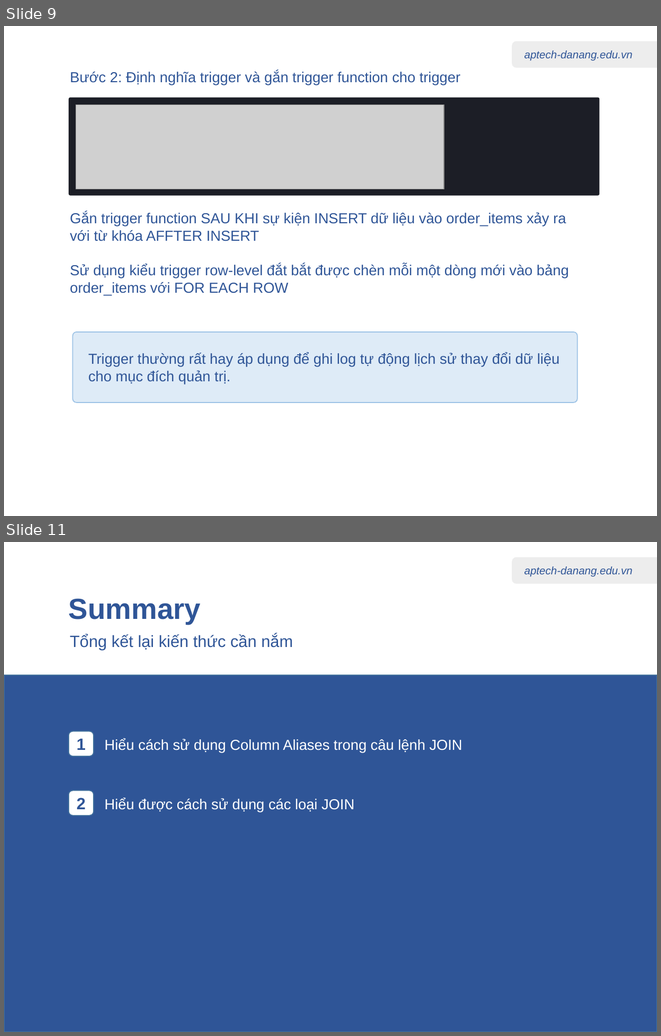
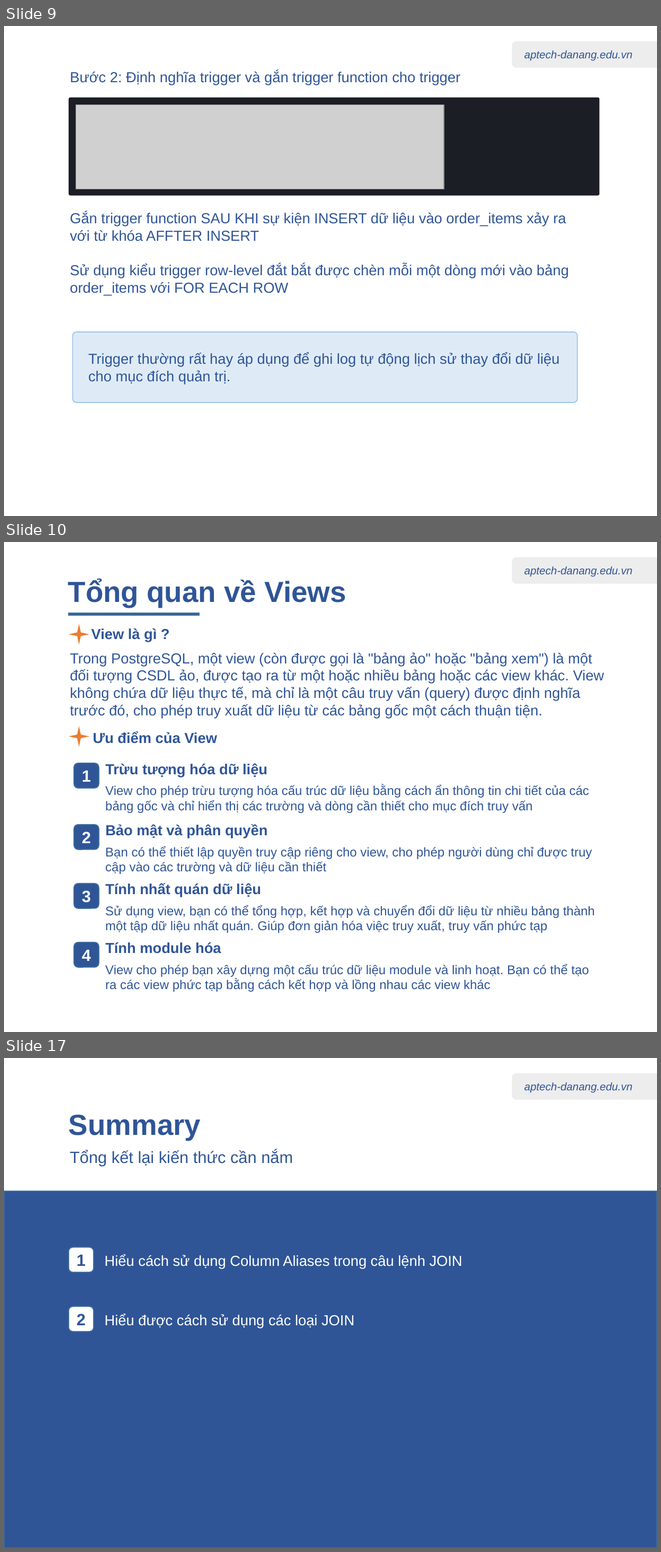
Before and after one commit to nhannn87dn/Learn-PostgreSQL, a slide deck: 01.Lessions/09-Stored-procedures-Triggers-Views/09-Stored-procedures-Triggers-Views.pptx. Shown one above the other, each under a label of ours: slides 9 and 11 before the commit, slides 9, 10 and 17 after it; the slides between them are not shown. The pictures are 661x1036 and 661x1552 pixels, drawn with LibreOffice and Linux fonts; fonts in the diff are those of the drawing; grey boxes stand for pictures. Boxes give left, top, right and bottom in pixels: in the first picture for what was removed or moved away, otherwise in the second. Text is boxed around its words. In the diff, an @@ line names an element or a change of style, - is before the commit and + after.

```diff
--- a/01.Lessions/09-Stored-procedures-Triggers-Views/09-Stored-procedures-Triggers-Views.pptx
+++ b/01.Lessions/09-Stored-procedures-Triggers-Views/09-Stored-procedures-Triggers-Views.pptx
@@ slide 10 added at box(4, 542, 657, 1032), background #FFFFFF; not listed: 2 template elements that a slide beside it also shows @@
@@ text added at box(68, 579, 346, 607), 32 pt, text #2F5597, bold @@
+Tổng quan về Views
@@ rectangle added at box(69, 613, 199, 615), fill #316192, outline #43739E 1 pt @@
@@ star added at box(69, 624, 89, 644), fill #ED7D31 @@
@@ text added at box(91, 628, 157, 642), 16 pt, text #2F5597, bold @@
+View là gì ?
@@ text added at box(70, 652, 604, 718), 16 pt, text #2F5597 @@
+Trong PostgreSQL, một view (còn được gọi là "bảng ảo" hoặc "bảng xem") là một đối tượng CSDL ảo, được tạo ra từ một hoặc nhiều bảng hoặc các view khác. View không chứa dữ liệu thực tế, mà chỉ là một câu truy vấn (query) được định nghĩa trước đó, cho phép truy xuất dữ liệu từ các bảng gốc một cách thuận tiện.
@@ star added at box(69, 726, 89, 747), fill #ED7D31 @@
@@ text added at box(93, 732, 217, 743), 16 pt, text #2F5597, bold @@
+Ưu điểm của View
@@ rounded rectangle added at box(74, 762, 99, 787), fill #2F5597, outline #43739E 1 pt, 18 pt, text #FFFFFF, bold @@
+1
@@ text added at box(105, 763, 267, 777), 16 pt, text #2F5597, bold @@
+Trừu tượng hóa dữ liệu
@@ text added at box(105, 785, 589, 813), 14 pt, text #2F5597 @@
+View cho phép trừu tượng hóa cấu trúc dữ liệu bằng cách ẩn thông tin chi tiết của các bảng gốc và chỉ hiển thị các trường và dòng cần thiết cho mục đích truy vấn
@@ rounded rectangle added at box(74, 824, 99, 849), fill #2F5597, outline #43739E 1 pt, 18 pt, text #FFFFFF, bold @@
+2
@@ text added at box(105, 824, 267, 838), 16 pt, text #2F5597, bold @@
+Bảo mật và phân quyền
@@ text added at box(105, 846, 592, 874), 14 pt, text #2F5597 @@
+Bạn có thể thiết lập quyền truy cập riêng cho view, cho phép người dùng chỉ được truy cập vào các trường và dữ liệu cần thiết
@@ rounded rectangle added at box(74, 883, 99, 908), fill #2F5597, outline #43739E 1 pt, 18 pt, text #FFFFFF, bold @@
+3
@@ text added at box(105, 883, 261, 897), 16 pt, text #2F5597, bold @@
+Tính nhất quán dữ liệu
@@ text added at box(105, 905, 595, 933), 14 pt, text #2F5597 @@
+Sử dụng view, bạn có thể tổng hợp, kết hợp và chuyển đổi dữ liệu từ nhiều bảng thành một tập dữ liệu nhất quán. Giúp đơn giản hóa việc truy xuất, truy vấn phức tạp
@@ rounded rectangle added at box(74, 942, 99, 967), fill #2F5597, outline #43739E 1 pt, 18 pt, text #FFFFFF, bold @@
+4
@@ text added at box(105, 942, 221, 953), 16 pt, text #2F5597, bold @@
+Tính module hóa
@@ text added at box(105, 963, 589, 991), 14 pt, text #2F5597 @@
+View cho phép bạn xây dựng một cấu trúc dữ liệu module và linh hoạt. Bạn có thể tạo ra các view phức tạp bằng cách kết hợp và lồng nhau các view khác
@@ what was slide 11 is now slide 17 @@
```
Also in this commit, not shown: 6 other slides added, 1 slide removed, 2 other files.
